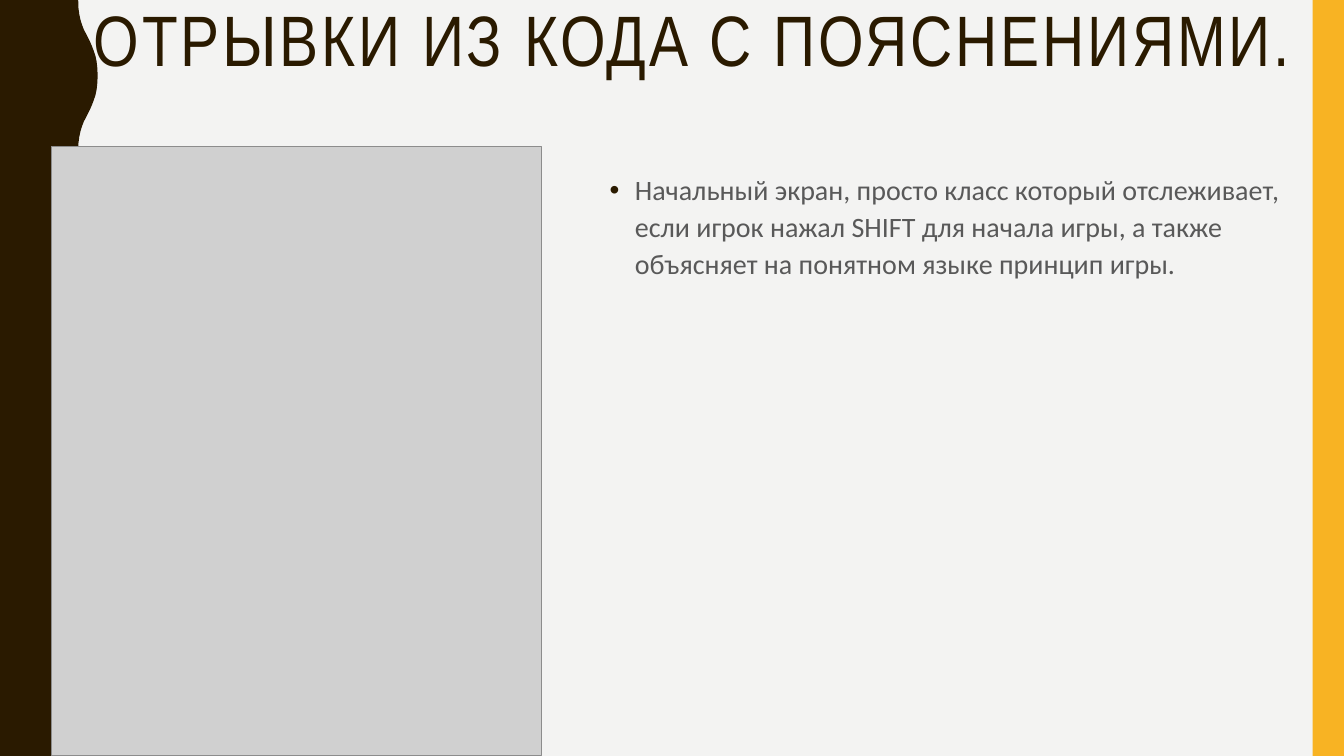
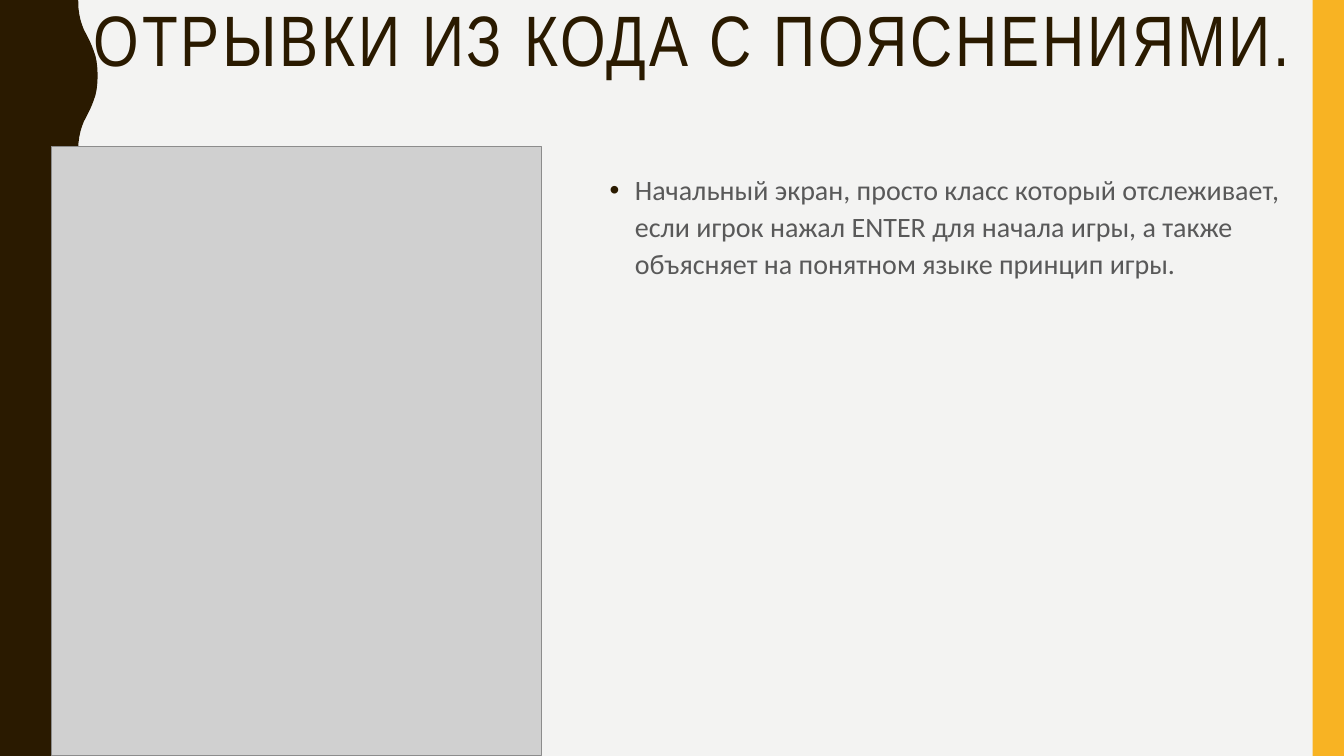
Before and after one commit to ltrc125/Yandex-Lyceum-Project, a slide deck: slide 4 of Проект Яндекс Лицей.pptx. Drawn at 1344x756 pixels with LibreOffice and Linux fonts; fonts in the diff are those of the drawing; grey boxes stand for pictures. Boxes give left, top, right and bottom in pixels: in the first picture for what was removed or moved away, otherwise in the second. Text is boxed around its words. In the diff, an @@ line names an element or a change of style, - is before the commit and + after.

```diff
--- a/Проект Яндекс Лицей.pptx
+++ b/Проект Яндекс Лицей.pptx
@@ text at (635,181,1279,279): text changed @@
-• Начальный экран, просто класс который отслеживает, если игрок нажал SHIFT для начала игры, а также объясняет на понятном языке принцип игры.
+• Начальный экран, просто класс который отслеживает, если игрок нажал ENTER для начала игры, а также объясняет на понятном языке принцип игры.
```
Also in this commit, not shown: 3 other slides changed.
